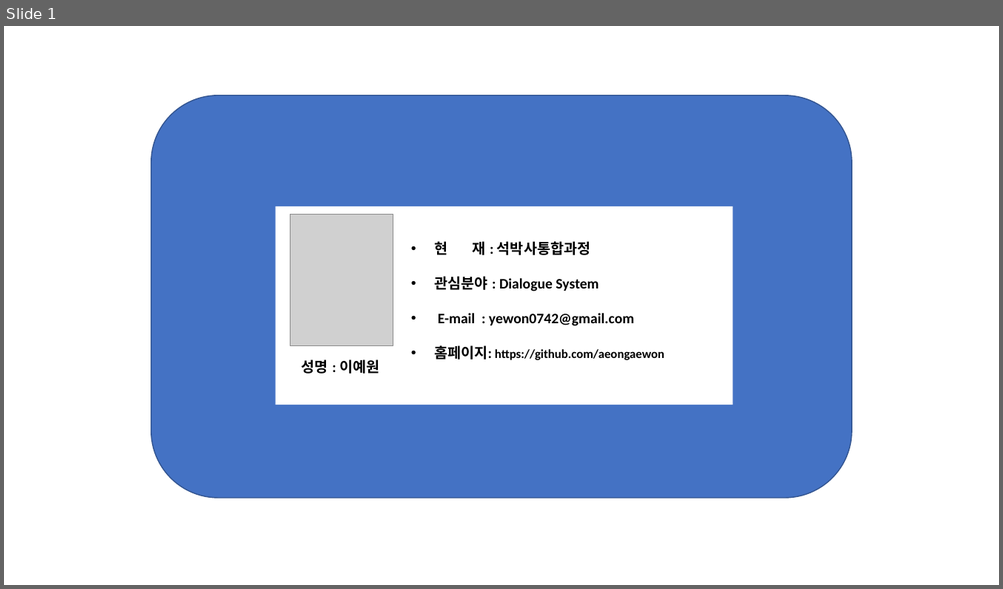
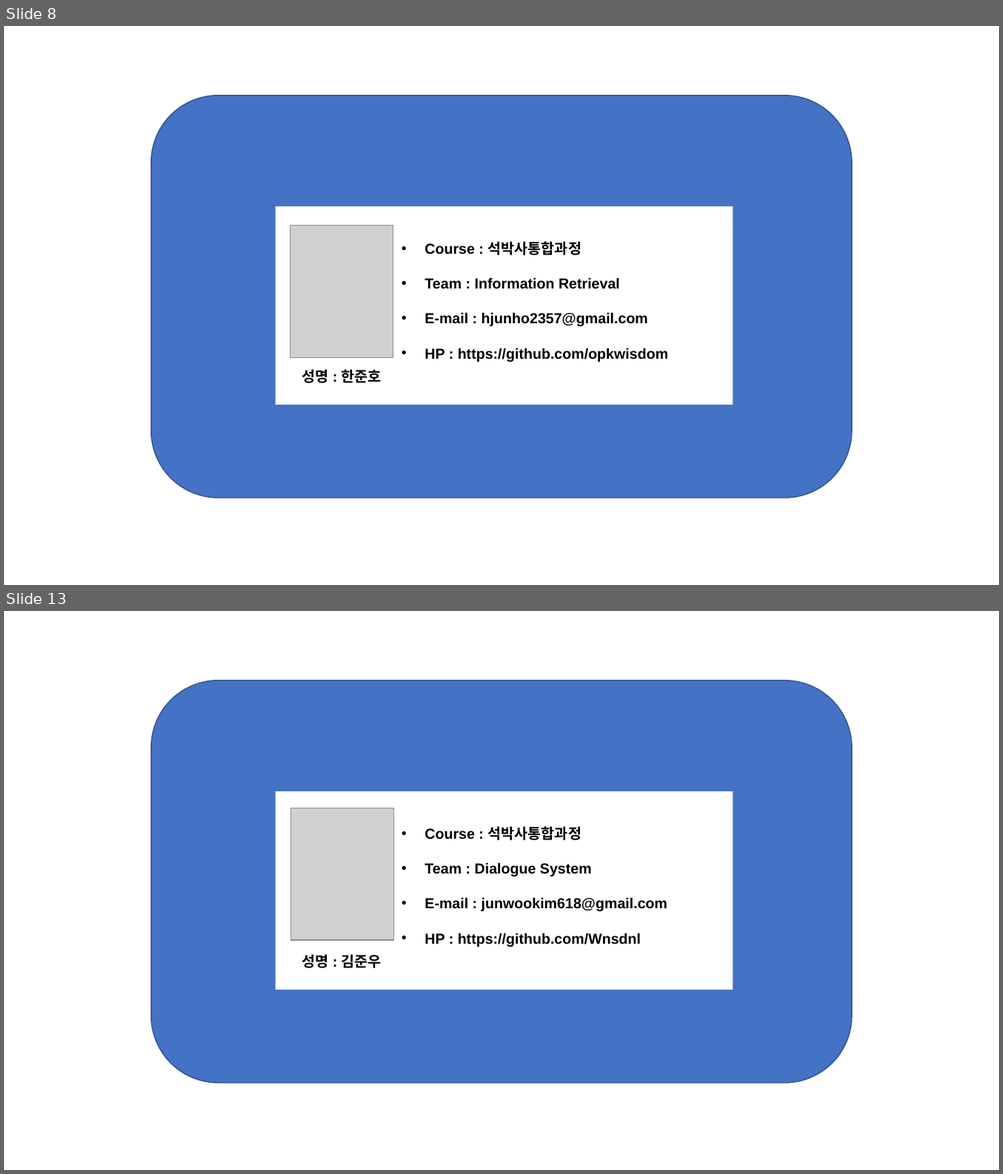
Before and after one commit to NLPlab-skku/NLPlab-skku.github.io, a slide deck: assets/img/members/member_template.pptx. Shown one above the other, each under a label of ours: slide 1 before the commit, slides 8 and 13 after it; the slides between them are not shown. The pictures are 1003x589 and 1003x1174 pixels, drawn with LibreOffice and Linux fonts; fonts in the diff are those of the drawing; grey boxes stand for pictures. Boxes give left, top, right and bottom in pixels: in the first picture for what was removed or moved away, otherwise in the second. Text is boxed around its words. In the diff, an @@ line names an element or a change of style, - is before the commit and + after.

```diff
--- a/assets/img/members/member_template.pptx
+++ b/assets/img/members/member_template.pptx
@@ slide 13 added at (4,611,999,1170), background #FFFFFF @@
@@ rounded rectangle added at (151,681,851,1083), fill #4472C4, outline #31538F 1 pt @@
@@ group added at (276,792,733,990): 2 texts, 1 rectangle, 1 picture @@
+• Course : 석박사통합과정
+• Team : Dialogue System
+• E-mail : junwookim618@gmail.com
+• HP : https://github.com/Wnsdnl
+성명 : 김준우
@@ what was slide 1 is now slide 8 @@
@@ slide 8 changed as well @@
@@ rounded rectangle at (151,96,851,498): outline #325491 1 pt to #31538F 1 pt; proportions changed @@
@@ picture: place and size @@
-picture at (290,215,392,346)
+picture at (290,226,393,358)
@@ text at (424,241,668,362): text changed; font Calibri to Arial @@
-• 현 재 : 석박사통합과정
-• 관심분야 : Dialogue System
-• E-mail : yewon0742@gmail.com
-• 홈페이지: https://github.com/aeongaewon
+• Course : 석박사통합과정
+• Team : Information Retrieval
+• E-mail : hjunho2357@gmail.com
+• HP : https://github.com/opkwisdom
@@ text at (301,369,381,383): text changed; font Calibri to Arial @@
-성명 : 이예원
+성명 : 한준호
```
Also in this commit, not shown: 3 other slides changed, 13 other slides added, 2 slides removed, 18 other files.
